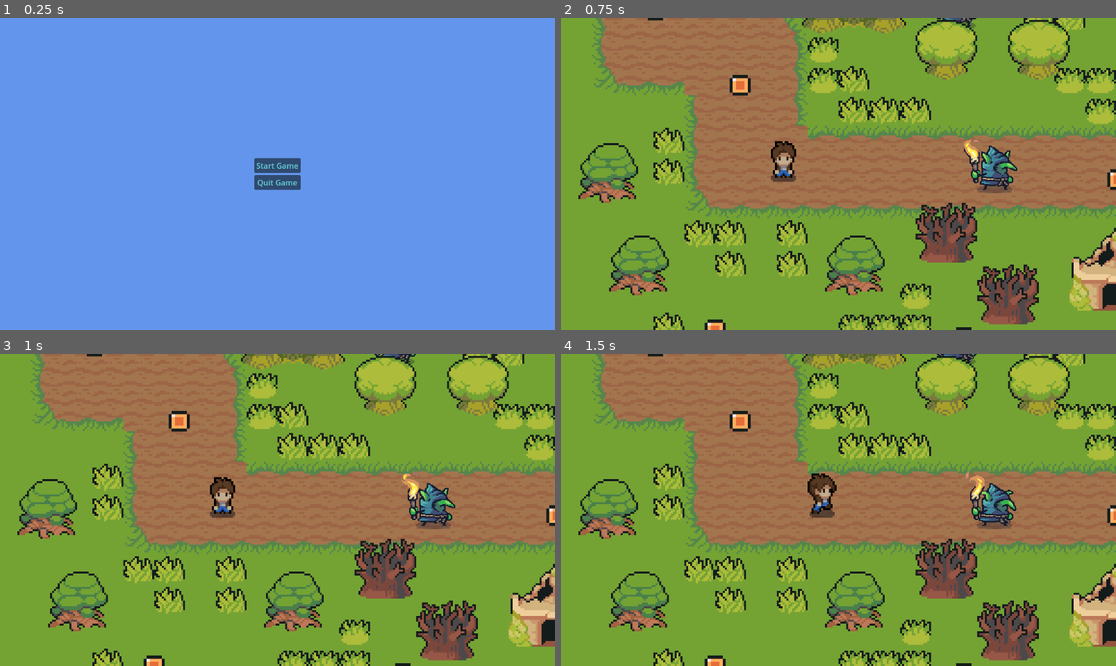
Above: before the commit, frames 1-4 (two rows, left to right).
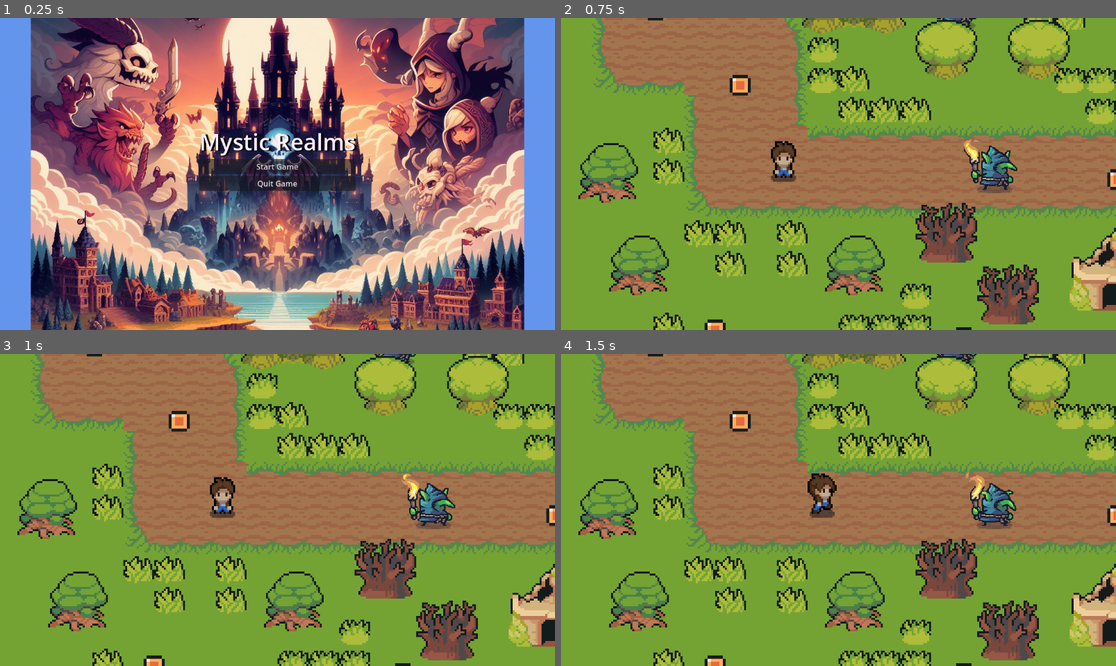
Above: after the commit, the same moments.

Repository: mtzamanpk/MysticRealms
Game: Godot game, scene res://scenes/start_menu.tscn
Same seed, same stepped clock (60 frames per second), same inputs: the game is played once before the commit and once after it.
Inputs (mouse positions are in pixels of both pictures, inside the frame that each line leads up to):
- Up to frame 1 (0.25 s): no input
- Up to frame 2 (0.75 s): click "Start Game" at 0.5 s
- Up to frame 3 (1 s): no input
- Up to frame 4 (1.5 s): move the mouse to (960, 494) at 1.27 s; hold Right (ui_right) from 1.28 s (still down); click (960, 494) at 1.35 s

The runs differ from the first frame. In frame 1, 89% of the frame differs, in the area x 5-95%, y 0-100%; in frame 2, nothing differs; in frame 3, nothing differs; in frame 4, nothing differs.

Commit message:
updated main menu

Diff:
--- a/Game/scenes/start_menu.tscn
+++ b/Game/scenes/start_menu.tscn
@@ -1,11 +1,12 @@
-[gd_scene load_steps=3 format=3 uid="uid://ccr2b4l3vk816"]
+[gd_scene load_steps=4 format=3 uid="uid://ccr2b4l3vk816"]
 
 [ext_resource type="Script" path="res://scripts/start_menu.gd" id="1_30gxv"]
+[ext_resource type="Texture2D" uid="uid://bstoxnco4nsql" path="res://art/Designer.png" id="2_aly7r"]
 
 [sub_resource type="Theme" id="Theme_2nqsl"]
 
 [node name="startMenu" type="CenterContainer"]
-modulate = Color(0.466667, 0.941176, 1, 1)
+modulate = Color(1, 0.941176, 1, 1)
 anchors_preset = 15
 anchor_right = 1.0
 anchor_bottom = 1.0
@@ -14,8 +15,22 @@
 theme = SubResource("Theme_2nqsl")
 script = ExtResource("1_30gxv")
 
+[node name="TextureRect" type="TextureRect" parent="."]
+layout_mode = 2
+texture = ExtResource("2_aly7r")
+
 [node name="VBoxContainer" type="VBoxContainer" parent="."]
+custom_minimum_size = Vector2(300, 200)
 layout_mode = 2
+
+[node name="Label" type="Label" parent="VBoxContainer"]
+layout_mode = 2
+theme_override_colors/font_shadow_color = Color(0, 0, 0, 1)
+theme_override_colors/font_outline_color = Color(0, 0, 0, 1)
+theme_override_constants/shadow_offset_x = 4
+theme_override_font_sizes/font_size = 47
+text = "Mystic Realms"
+horizontal_alignment = 1
 
 [node name="startGame" type="Button" parent="VBoxContainer"]
 unique_name_in_owner = true
Binary file added: Game/art/Designer.png
Not shown, added: Game/art/Designer.png.import
